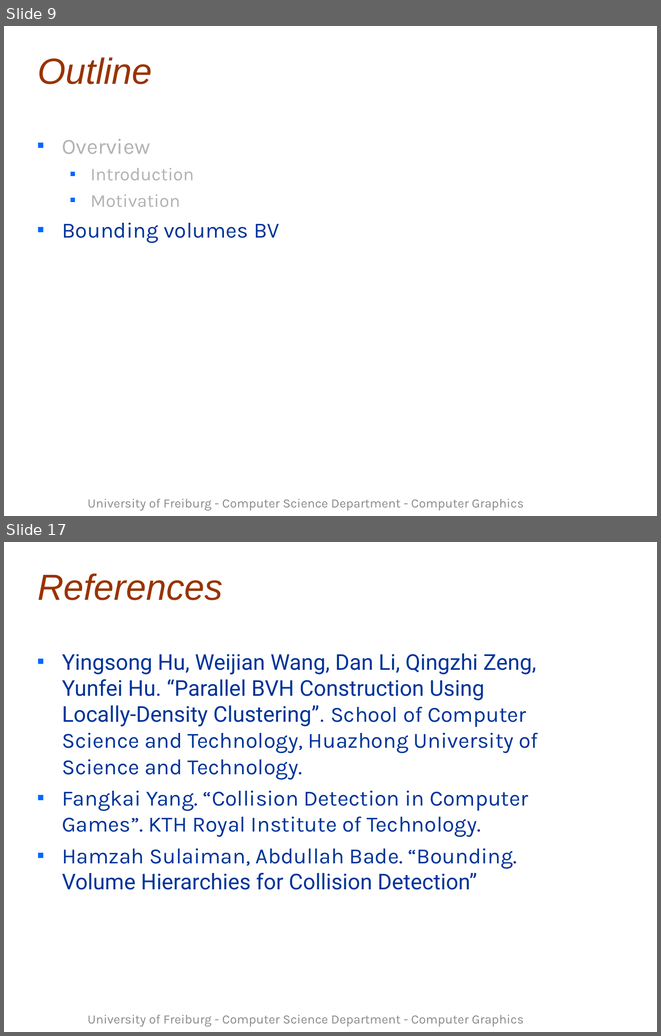
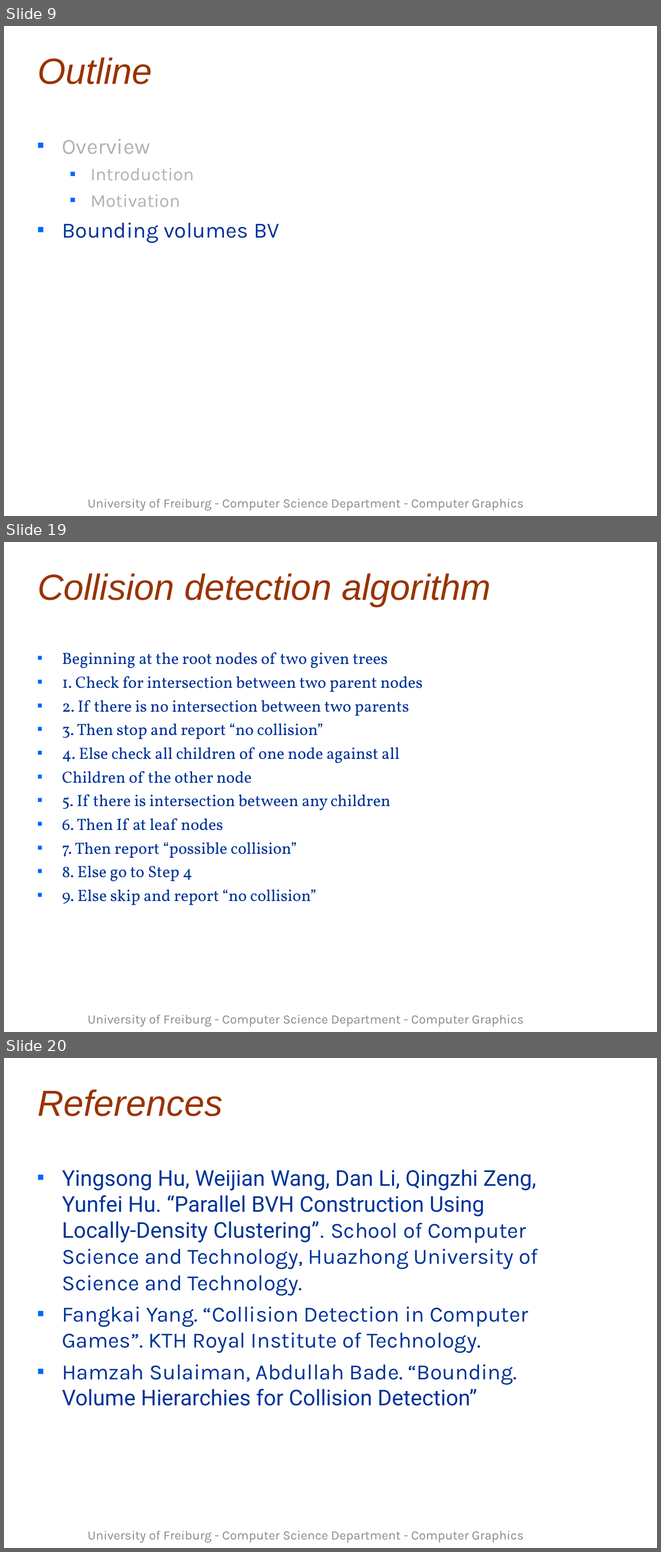
Before and after one commit to Alhajras/Raytracer, a slide deck: Seminar/template (1).ppt. Shown one above the other, each under a label of ours: slides 9 and 17 before the commit, slides 9, 19 and 20 after it; the slides between them are not shown. The pictures are 661x1036 and 661x1552 pixels, drawn with LibreOffice and Linux fonts; fonts in the diff are those of the drawing; background and template pictures are left out. Boxes give left, top, right and bottom in pixels: in the first picture for what was removed or moved away, otherwise in the second. Text is boxed around its words. In the diff, an @@ line names an element or a change of style, - is before the commit and + after.

```diff
--- a/Seminar/template (1).ppt
+++ b/Seminar/template (1).ppt
@@ slide 19 added at (x1=4, y1=542, x2=657, y2=1032), background picture (left out) @@
@@ title added at (x1=37, y1=573, x2=491, y2=607), 40 pt, text #993300, italic @@
+Collision detection algorithm
@@ text added at (x1=62, y1=652, x2=423, y2=905), 18 pt, text #003399 @@
+■ Beginning at the root nodes of two given trees
+■ 1. Check for intersection between two parent nodes
+■ 2. If there is no intersection between two parents
+■ 3. Then stop and report “no collision”
+■ 4. Else check all children of one node against all
+■ Children of the other node
+■ 5. If there is intersection between any children
+■ 6. Then If at leaf nodes
+■ 7. Then report “possible collision”
+■ 8. Else go to Step 4
+■ 9. Else skip and report “no collision”
@@ text added at (x1=88, y1=1014, x2=524, y2=1026), 14 pt, text #898989 @@
+University of Freiburg - Computer Science Department - Computer Graphics
@@ what was slide 17 is now slide 20 @@
```
Also in this commit, not shown: 11 slides changed, 2 other slides added.
